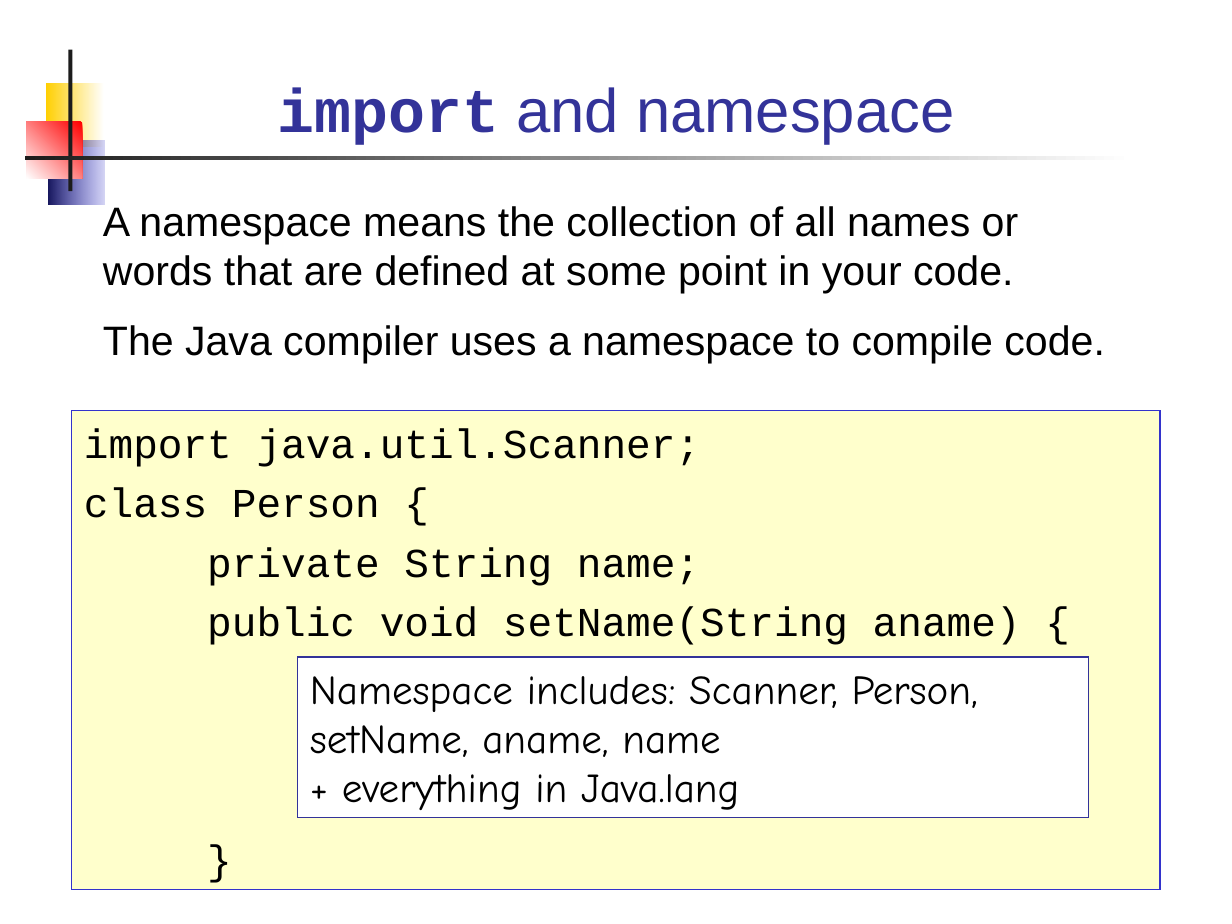
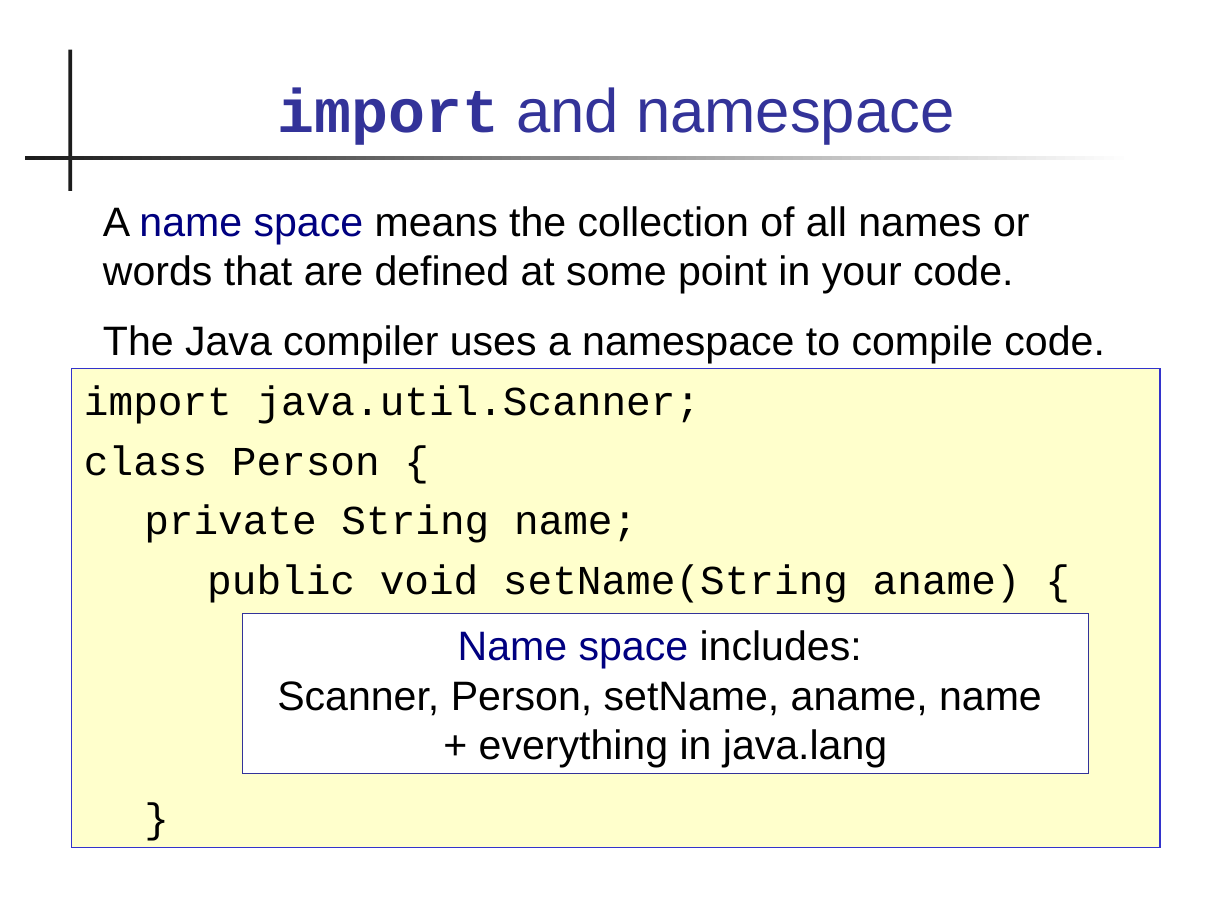
Before and after one commit to skeoop/skeoop.github.io, a slide deck: slide 12 of java-basics/21-Packages.ppt. Drawn at 1232x924 pixels with LibreOffice and Linux fonts; fonts in the diff are those of the drawing. Boxes give left, top, right and bottom in pixels: in the first picture for what was removed or moved away, otherwise in the second. Text is boxed around its words. In the diff, an @@ line names an element or a change of style, - is before the commit and + after.

Commit message:
update some slides on java basics

```diff
--- a/java-basics/21-Packages.ppt
+++ b/java-basics/21-Packages.ppt
@@ rectangle removed at [46, 83, 103, 147] @@
@@ rectangle removed at [27, 122, 83, 179] @@
@@ rectangle removed at [48, 140, 103, 205] @@
@@ text at [103, 206, 1030, 293]: text changed @@
-A namespace means the collection of all names or words that are defined at some point in your code.
+A name space means the collection of all names or words that are defined at some point in your code.
@@ rectangle "import java.util.Scanner;": place and size @@
-rectangle "import java.util.Scanner;" at [71, 410, 1159, 890]
+rectangle "import java.util.Scanner;" at [71, 368, 1159, 848]
@@ rectangle "Name space includes: Scanner, Person, ...": place and size @@
-rectangle "Name space includes: Scanner, Person, ..." at [298, 657, 1089, 817]
+rectangle "Name space includes: Scanner, Person, ..." at [243, 614, 1088, 774]
@@ text in rectangle at [277, 630, 1042, 767]: text changed; font Comic Neue to Arial @@
-Namespace includes: Scanner, Person, setName, aname, name
-+ everything in Java.lang
+Name space includes:
+Scanner, Person, setName, aname, name
++ everything in java.lang
```
Also in this commit, not shown: 16 other slides changed, 1 slide added, 1 slide removed, 16 other files.
